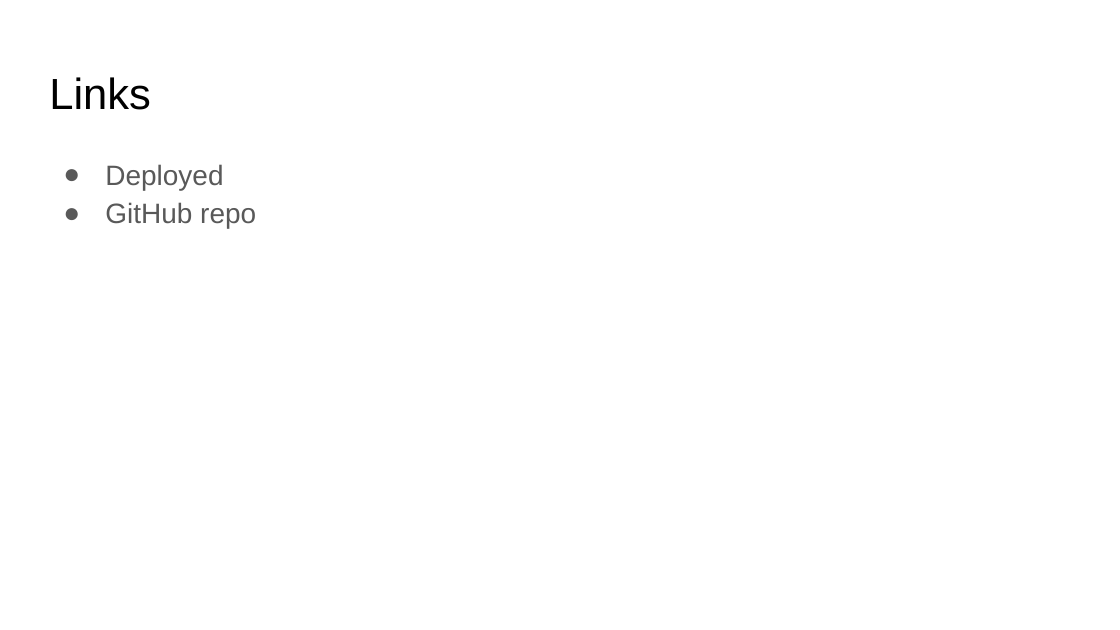
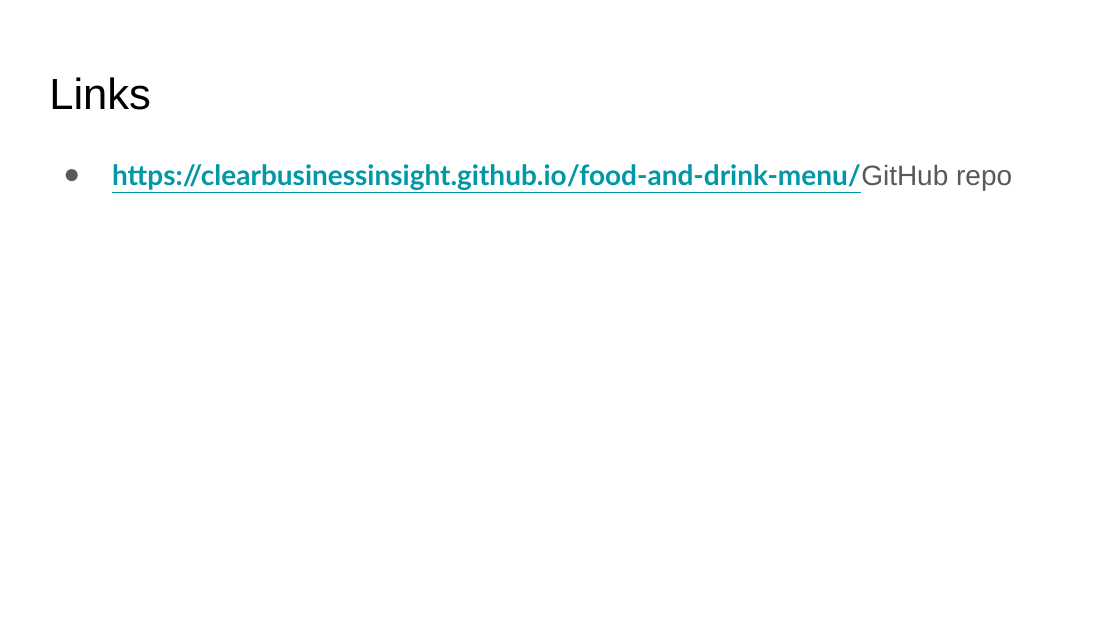
Before and after one commit to clearbusinessinsight/food-and-drink-menu, a slide deck: slide 7 of Project Food and Drink Menu.pptx. Drawn at 1120x630 pixels with LibreOffice and Linux fonts; fonts in the diff are those of the drawing. Boxes give left, top, right and bottom in pixels: in the first picture for what was removed or moved away, otherwise in the second. Text is boxed around its words. In the diff, an @@ line names an element or a change of style, - is before the commit and + after.

Commit message:
power

```diff
--- a/Project Food and Drink Menu.pptx
+++ b/Project Food and Drink Menu.pptx
@@ text at box(112, 164, 1012, 190): text changed; font Arial to Lato; text colour #595959 to #0097A7; bold on @@
-● Deployed
-● GitHub repo
+● https://clearbusinessinsight.github.io/food-and-drink-menu/GitHub repo
```
